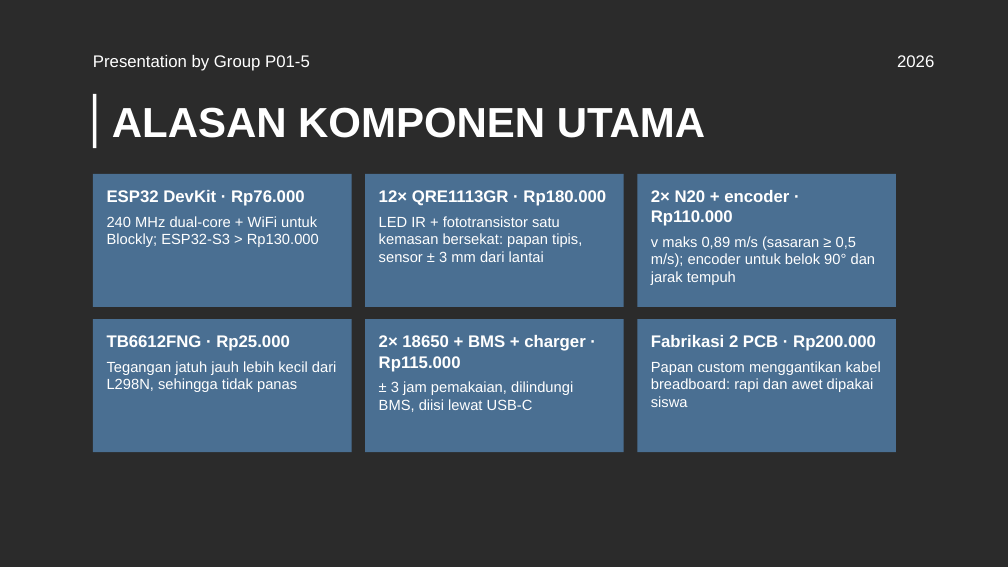
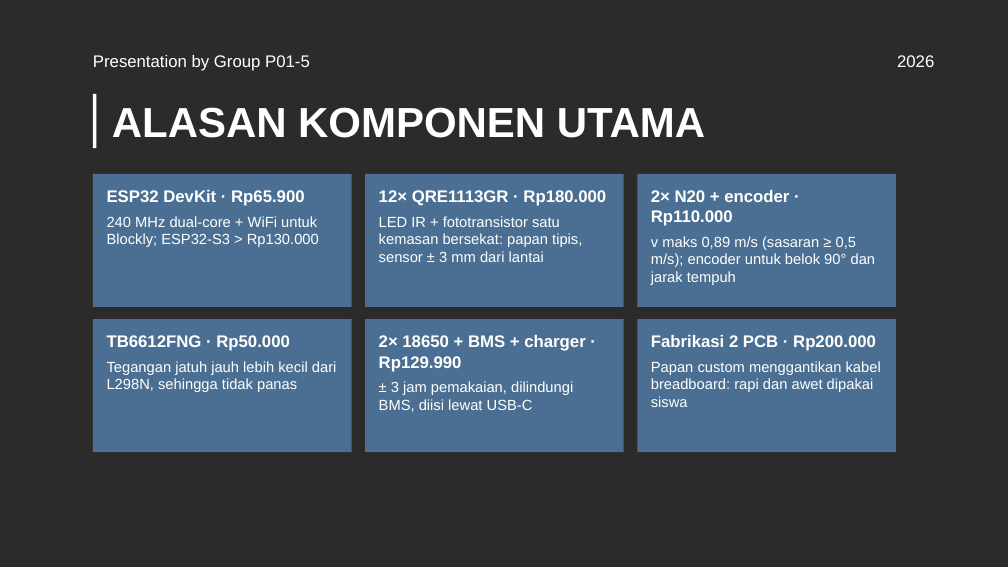
Before and after one commit to Mervs111/Line-Follower-Racer, a slide deck: slide 13 of docs/pitching-rab/LFM_Pitching_RAB_P01-5.pptx. Drawn at 1008x567 pixels with LibreOffice and Linux fonts; fonts in the diff are those of the drawing; background and template pictures are left out; a plain dark background stands for a picture behind light text. Boxes give left, top, right and bottom in pixels: in the first picture for what was removed or moved away, otherwise in the second. Text is boxed around its words. In the diff, an @@ line names an element or a change of style, - is before the commit and + after.

```diff
--- a/docs/pitching-rab/LFM_Pitching_RAB_P01-5.pptx
+++ b/docs/pitching-rab/LFM_Pitching_RAB_P01-5.pptx
@@ text at (107, 190, 305, 206): text changed @@
-ESP32 DevKit · Rp76.000
+ESP32 DevKit · Rp65.900
@@ text at (107, 335, 290, 351): text changed @@
-TB6612FNG · Rp25.000
+TB6612FNG · Rp50.000
@@ text at (379, 335, 585, 372): text changed @@
-2× 18650 + BMS + charger · Rp115.000
+2× 18650 + BMS + charger · Rp129.990
```
Also in this commit, not shown: 8 other slides changed, 10 other files.
